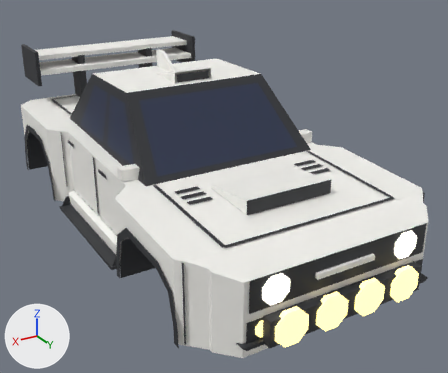
An edit to the Blender file assets/meshes/hoshi/Hoshi.blend, drawn before and after from the same camera.
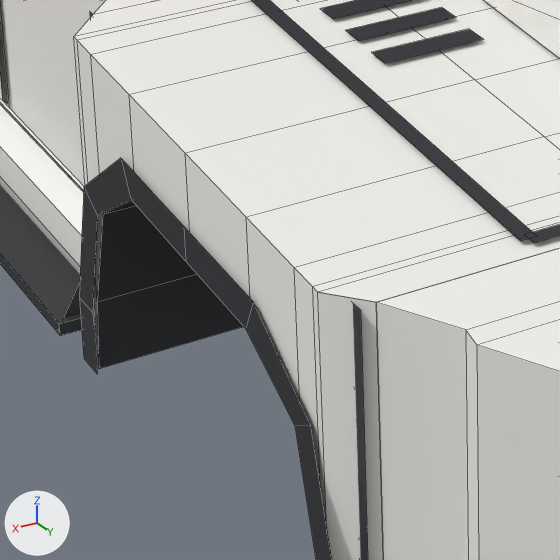
The first picture shows the older version from a 50 mm camera at (7.73, 14.73, 6.38) aimed at (-0.44, 1.11, -0.44). The close-ups show the older and then the newer version on the part from 22% to 52% of the width and 51% to 87% of the height of that picture. Only the edits that show in the close-ups are written down. Every picture has the same lights, and +X, +Y and +Z are marked at lower left. The close-ups show mesh edges as thin lines.

The first close-up shows 'ArchLip_FR', 'BumperFront', 'Door_FR', 'Fender_FR', 'Hood', 'Ink_BumpF_R', 'Ink_Hood', 'Opt_Hood_Scoop_HoodScoop', 'Opt_Hood_Scoop_HoodVents', 'Opt_Skirts_Blade_AccSideBlade_R', 'Opt_Skirts_Side_AccSkirt_R', 'Underbody' and 4 more.
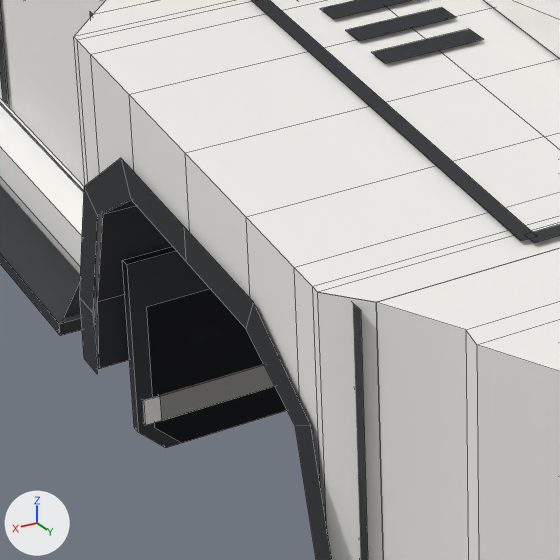
Where the change shows, as pixel boxes [x1, y1, x2, y2] in the close-ups (560 x 560 px):
'Opt_Mudflaps_Long_AccMudflapsLong', added: after [123, 247, 287, 448]
'Opt_Mudflaps_Rally_AccMudflaps', added: after [146, 289, 286, 442]
'Opt_Mudflaps_Long_AccMudflapsLongBand', added: after [143, 364, 275, 425]
'Opt_Mudflaps_Rally_AccMudflapsBand', added: after [159, 364, 273, 420]

Edits to the bpy script that builds the scene:
```text
Add me_opt_mudflaps_long_accmudflapslongband:
    me_opt_mudflaps_long_accmudflapslongband.from_pydata(...)  # a box spanning x 2.04..3.12, y 2.7..2.8, z -1.75..-1.59; a box spanning x -3.12..-2.04, y 2.7..2.8, z -1.75..-1.59; a box spanning x 2.04..3.12, y -5.4..-5.3, z -1.75..-1.59; a box spanning x -3.12..-2.04, y -5.4..-5.3, z -1.75..-1.59
    me_opt_mudflaps_long_accmudflapslongband.materials.append(mat_body)  # white #f7f6f1
Add me_opt_mudflaps_long_accmudflapslong:
    me_opt_mudflaps_long_accmudflapslong.from_pydata(...)  # 40 vertices, 28 faces; spans x -3.16..3.16, y -5.38..2.78, z -1.95..-0.7
    me_opt_mudflaps_long_accmudflapslong.materials.append(mat_trim)  # dark grey #2f3035
Add me_opt_mudflaps_rally_accmudflapsband:
    me_opt_mudflaps_rally_accmudflapsband.from_pydata(...)  # a box spanning x 2.14..3.02, y 2.7..2.8, z -1.75..-1.59; a box spanning x -3.02..-2.14, y 2.7..2.8, z -1.75..-1.59; a box spanning x 2.14..3.02, y -5.4..-5.3, z -1.75..-1.59; a box spanning x -3.02..-2.14, y -5.4..-5.3, z -1.75..-1.59
    me_opt_mudflaps_rally_accmudflapsband.materials.append(mat_body)  # white #f7f6f1
Add me_opt_mudflaps_rally_accmudflaps:
    me_opt_mudflaps_rally_accmudflaps.from_pydata(...)  # 40 vertices, 28 faces; spans x -3.06..3.06, y -5.38..2.78, z -1.95..-1.0
    me_opt_mudflaps_rally_accmudflaps.materials.append(mat_trim)  # dark grey #2f3035
Add ob_opt_mudflaps_long_accmudflapslongband:
    ob_opt_mudflaps_long_accmudflapslongband = bpy.data.objects.new('Opt_Mudflaps_Long_AccMudflapsLongBand', me_opt_mudflaps_long_accmudflapslongband)
    ob_opt_mudflaps_long_accmudflapslongband.location = (0.0, 0.0, 0.0)
Add ob_opt_mudflaps_long_accmudflapslong:
    ob_opt_mudflaps_long_accmudflapslong = bpy.data.objects.new('Opt_Mudflaps_Long_AccMudflapsLong', me_opt_mudflaps_long_accmudflapslong)
    ob_opt_mudflaps_long_accmudflapslong.location = (0.0, 0.0, 0.0)
Add ob_opt_mudflaps_rally_accmudflapsband:
    ob_opt_mudflaps_rally_accmudflapsband = bpy.data.objects.new('Opt_Mudflaps_Rally_AccMudflapsBand', me_opt_mudflaps_rally_accmudflapsband)
    ob_opt_mudflaps_rally_accmudflapsband.location = (0.0, 0.0, 0.0)
Add ob_opt_mudflaps_rally_accmudflaps:
    ob_opt_mudflaps_rally_accmudflaps = bpy.data.objects.new('Opt_Mudflaps_Rally_AccMudflaps', me_opt_mudflaps_rally_accmudflaps)
    ob_opt_mudflaps_rally_accmudflaps.location = (0.0, 0.0, 0.0)
```
